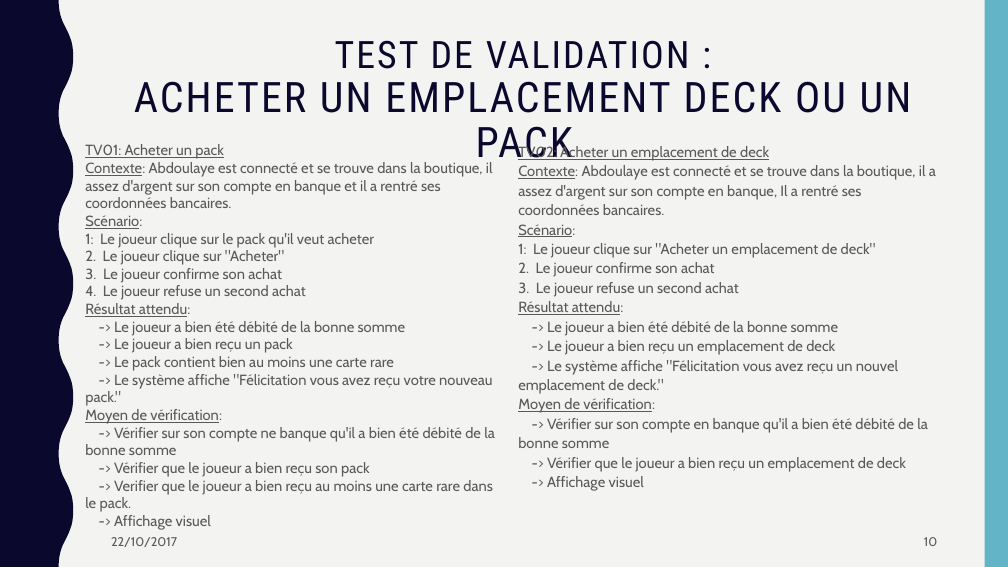
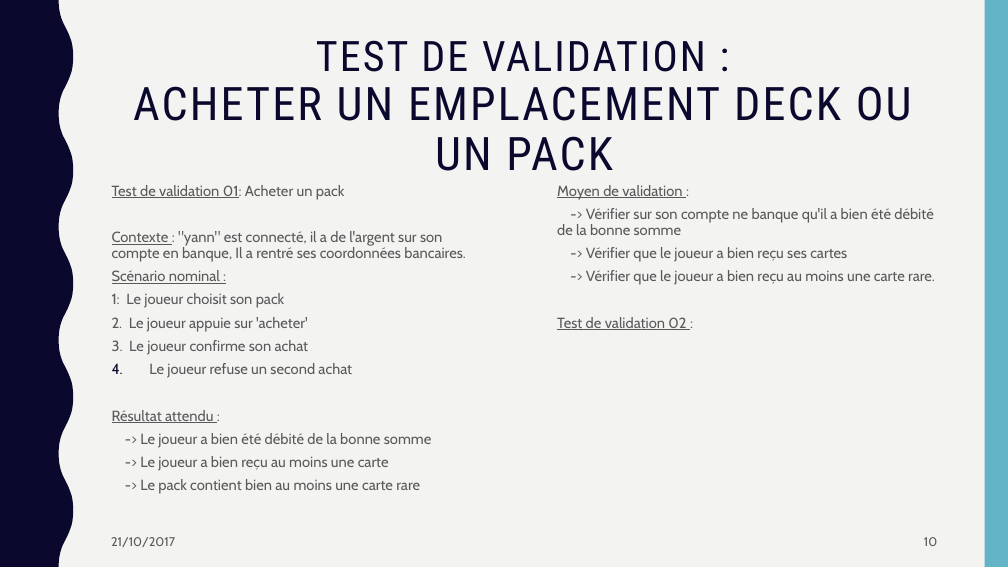
Before and after one commit to AlexiaBourmaud/StoneHearth, a slide deck: slide 10 of presentation/présentation.pptx. Drawn at 1008x567 pixels with LibreOffice and Linux fonts; fonts in the diff are those of the drawing. Boxes give left, top, right and bottom in pixels: in the first picture for what was removed or moved away, otherwise in the second. Text is boxed around its words. In the diff, an @@ line names an element or a change of style, - is before the commit and + after.

```diff
--- a/presentation/présentation.pptx
+++ b/presentation/présentation.pptx
@@ title "TEST DE VALIDATION : ACHETER ..." at (x1=133, y1=40, x2=912, y2=171): size 36 to 40 pt in "TEST DE VALIDATION :"; size 40 to 44 pt in "ACHETER UN EMPLACEMENT DECK OU UN PACK" @@
@@ text "Test de validation 01: Acheter ..." moved from (x1=85, y1=144, x2=495, y2=530) to (x1=112, y1=185, x2=466, y2=494) @@
@@ text at (x1=112, y1=185, x2=466, y2=332): text changed @@
-TV01: Acheter un pack
-Contexte: Abdoulaye est connecté et se trouve dans la boutique, il assez d'argent sur son compte en banque et il a rentré ses coordonnées bancaires.
-Scénario:
-1: Le joueur clique sur le pack qu'il veut acheter
-2. Le joueur clique sur "Acheter"
+Test de validation 01: Acheter un pack
+Contexte : "yann" est connecté, il a de l'argent sur son compte en banque, Il a rentré ses coordonnées bancaires.
+Scénario nominal :
+1: Le joueur choisit son pack
+2. Le joueur appuie sur 'acheter'
@@ text at (x1=557, y1=185, x2=935, y2=330): text changed @@
-TV02: Acheter un emplacement de deck
-Contexte: Abdoulaye est connecté et se trouve dans la boutique, il a assez d'argent sur son compte en banque, Il a rentré ses coordonnées bancaires.
-Scénario:
-1: Le joueur clique sur "Acheter un emplacement de deck"
-2. Le joueur confirme son achat
-3. Le joueur refuse un second achat
-Résultat attendu:
--> Le joueur a bien été débité de la bonne somme
--> Le joueur a bien reçu un emplacement de deck
--> Le système affiche "Félicitation vous avez reçu un nouvel emplacement de deck."
-Moyen de vérification:
--> Vérifier sur son compte en banque qu'il a bien été débité de la bonne somme
--> Vérifier que le joueur a bien reçu un emplacement de deck
--> Affichage visuel
+Moyen de validation :
+-> Vérifier sur son compte ne banque qu'il a bien été débité de la bonne somme
+-> Vérifier que le joueur a bien reçu ses cartes
+-> Vérifier que le joueur a bien reçu au moins une carte rare.
+Test de validation 02 :
@@ text at (x1=112, y1=340, x2=432, y2=494): line spacing 1 to 0.9; more space between paragraphs @@
@@ text at (x1=85, y1=374, x2=495, y2=530): paragraphs removed @@
--> Le système affiche "Félicitation vous avez reçu votre nouveau pack."
-Moyen de vérification:
--> Vérifier sur son compte ne banque qu'il a bien été débité de la bonne somme
--> Vérifier que le joueur a bien reçu son pack
--> Verifier que le joueur a bien reçu au moins une carte rare dans le pack.
--> Affichage visuel
@@ text at (x1=112, y1=363, x2=352, y2=423): text changed @@
-4. Le joueur refuse un second achat
-Résultat attendu:
+4. Le joueur refuse un second achat
+Résultat attendu :
@@ text at (x1=140, y1=456, x2=389, y2=471): text changed @@
--> Le joueur a bien reçu un pack
+-> Le joueur a bien reçu au moins une carte
@@ text at (x1=111, y1=537, x2=175, y2=547): text changed @@
-22/10/2017
+21/10/2017
```
Also in this commit, not shown: 13 other slides changed, 4 slides removed.
